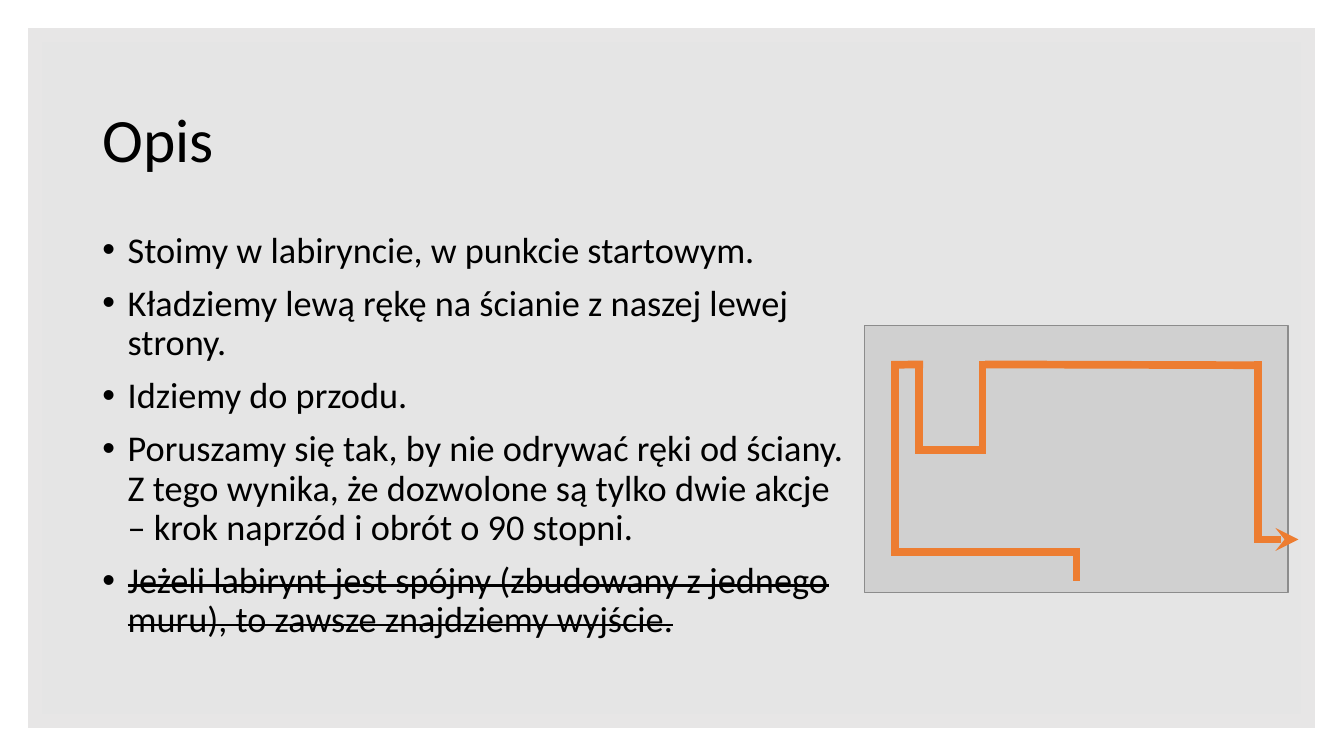
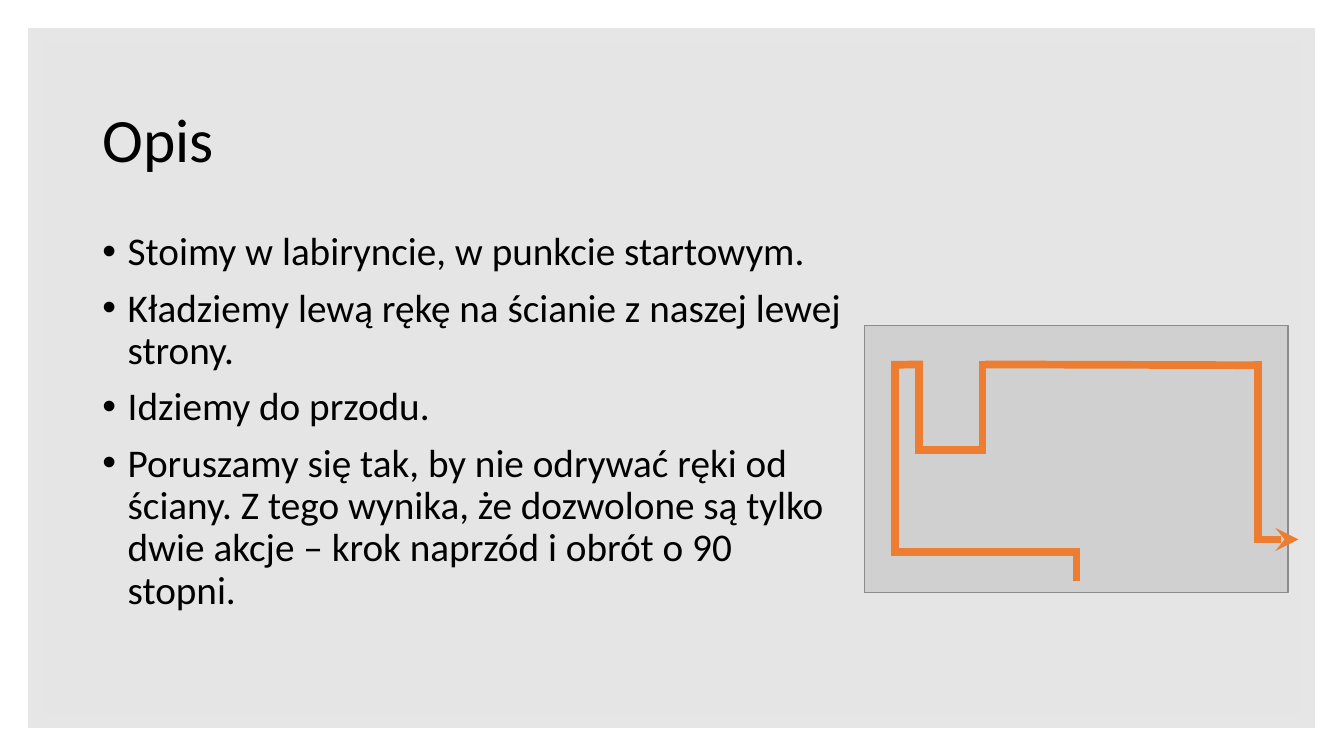
Before and after one commit to blackbat13/CS-HTiEW, a slide deck: slide 2 of Wprowadzenie do algorytmów/III. Wprowadzenie do algorytmów/Metoda lewej ręki.pptx. Drawn at 1344x756 pixels with LibreOffice and Linux fonts; fonts in the diff are those of the drawing; grey boxes stand for pictures. Boxes give left, top, right and bottom in pixels: in the first picture for what was removed or moved away, otherwise in the second. Text is boxed around its words. In the diff, an @@ line names an element or a change of style, - is before the commit and + after.

```diff
--- a/Wprowadzenie do algorytmów/III. Wprowadzenie do algorytmów/Metoda lewej ręki.pptx
+++ b/Wprowadzenie do algorytmów/III. Wprowadzenie do algorytmów/Metoda lewej ręki.pptx
@@ text "Stoimy w labiryncie, w punkcie ..." at (128,237,841,611): size 25.9 to 28 pt @@
@@ text at (128,566,828,639): paragraph removed @@
-• Jeżeli labirynt jest spójny (zbudowany z jednego muru), to zawsze znajdziemy wyjście.
```
Also in this commit, not shown: 1 other file.
